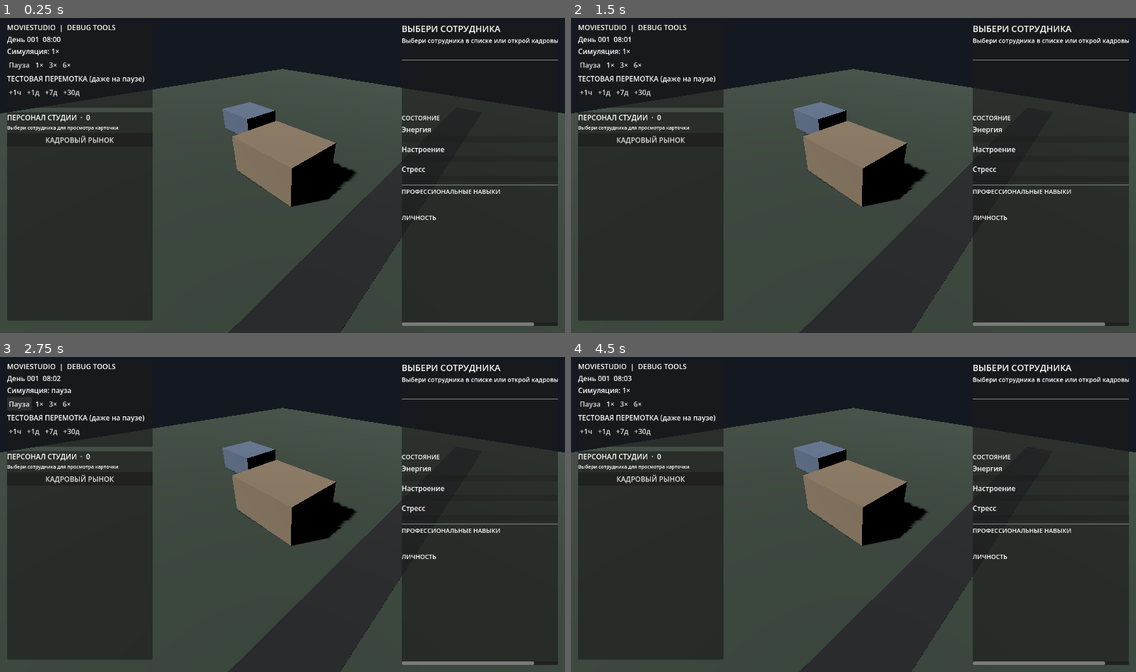
Above: before the commit, frames 1-4 (two rows, left to right).
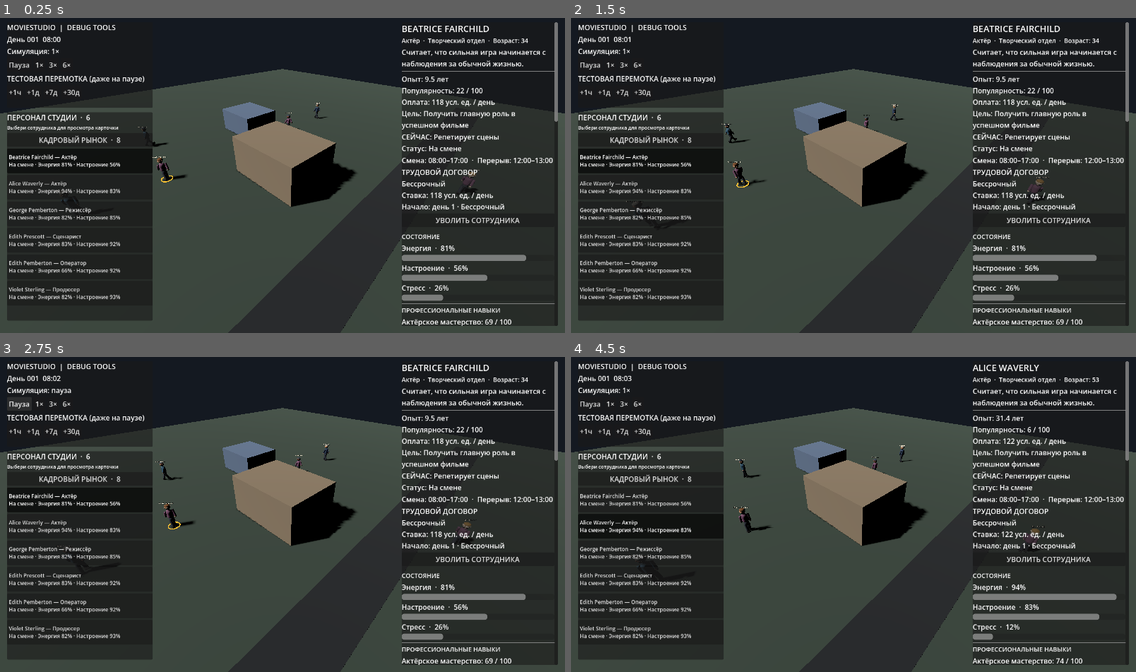
Above: after the commit, the same moments.

Repository: Teft3lb/MovieStudio
Game: Godot game, scene res://scenes/main.tscn
Same seed, same stepped clock (60 frames per second), same inputs: the game is played once before the commit and once after it.
Inputs (mouse positions are in pixels of both pictures, inside the frame that each line leads up to):
- Up to frame 1 (0.25 s): no input
- Up to frame 2 (1.5 s): click "КАДРОВЫЙ РЫНОК" (after the commit: "КАДРОВЫЙ РЫНОК · 8") at 0.5 s; click "Закрыть" at 1.25 s
- Up to frame 3 (2.75 s): click "Пауза" at 2 s
- Up to frame 4 (4.5 s): click (650, 498) at 2.75 s, where only the run after the commit has a clickable "Beatrice Fairchild — Актёр На…"; click "1×" at 3.5 s; click (650, 527) at 4.25 s, where only the run after the commit has a clickable "Alice Waverly — Актёр На смен…"

The runs differ from the first frame. In frame 1, 8.8% of the frame differs, in the area x 1-99%, y 1-98%; in frame 2, 8.8%; in frame 3, 8.8%; in frame 4, 8.9%.
Error before the commit: Parse Error: Static function "get_legacy_specialization_id()" not found in base "ProfessionCatalog". (res://scripts/domain/characters/character_generator.gd:35)

Commit message:
feat: generate skills from profession profiles

Diff:
--- a/scripts/domain/characters/character_generator.gd
+++ b/scripts/domain/characters/character_generator.gd
@@ -31,45 +31,43 @@
 	data.id = character_id
 	data.first_name = FIRST_NAMES[rng.randi_range(0, FIRST_NAMES.size() - 1)]
 	data.last_name = LAST_NAMES[rng.randi_range(0, LAST_NAMES.size() - 1)]
-	var legacy_specialization_id: String = (
-		PROFESSION_CATALOG_SCRIPT.get_legacy_specialization_id(profession_id)
-	)
 	data.profession_id = PROFESSION_CATALOG_SCRIPT.normalize_profession_id(
 		profession_id
 	)
 	var specialization_ids: Array[String] = (
 		PROFESSION_CATALOG_SCRIPT.get_specialization_ids(data.profession_id)
 	)
-	if not legacy_specialization_id.is_empty():
-		data.specialization_id = legacy_specialization_id
-	elif not specialization_ids.is_empty():
+	if not specialization_ids.is_empty():
 		data.specialization_id = specialization_ids[
 			rng.randi_range(0, specialization_ids.size() - 1)
 		]
 	data.age = rng.randi_range(20, 64)
 
-	var skills: Dictionary = {}
-	for skill_id in PROFESSION_CATALOG_SCRIPT.get_skill_ids():
-		if skill_id == "creativity":
-			skills[skill_id] = rng.randf_range(25.0, 80.0)
-		elif skill_id == "reliability":
-			skills[skill_id] = rng.randf_range(30.0, 85.0)
-		else:
-			skills[skill_id] = rng.randf_range(18.0, 68.0)
-
 	var primary_skill_id: String = PROFESSION_CATALOG_SCRIPT.get_primary_skill_id(
 		data.profession_id
 	)
-	skills[primary_skill_id] = rng.randf_range(56.0, 94.0)
-
 	var specialization_skill_id: String = (
 		PROFESSION_CATALOG_SCRIPT.get_specialization_skill_id(
 			data.profession_id,
 			data.specialization_id
 		)
 	)
-	if not specialization_skill_id.is_empty():
-		skills[specialization_skill_id] = rng.randf_range(56.0, 94.0)
+	var profession_skill_ids: Array[String] = (
+		PROFESSION_CATALOG_SCRIPT.get_profession_skill_ids(
+			data.profession_id,
+			data.specialization_id
+		)
+	)
+	var skills: Dictionary = {}
+	for skill_id in profession_skill_ids:
+		if skill_id == primary_skill_id:
+			skills[skill_id] = rng.randf_range(56.0, 94.0)
+		elif skill_id == specialization_skill_id:
+			skills[skill_id] = rng.randf_range(58.0, 94.0)
+		elif skill_id == "reliability":
+			skills[skill_id] = rng.randf_range(38.0, 88.0)
+		else:
+			skills[skill_id] = rng.randf_range(18.0, 78.0)
 
 	data.skills = skills
 
